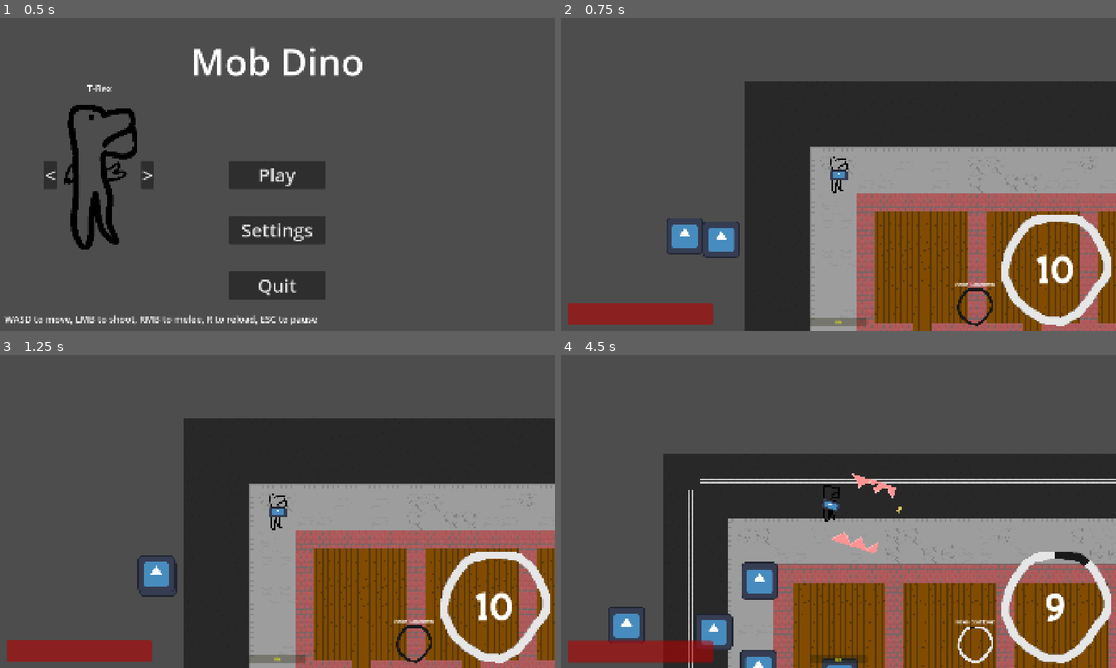
Above: before the commit, frames 1-4 (two rows, left to right).
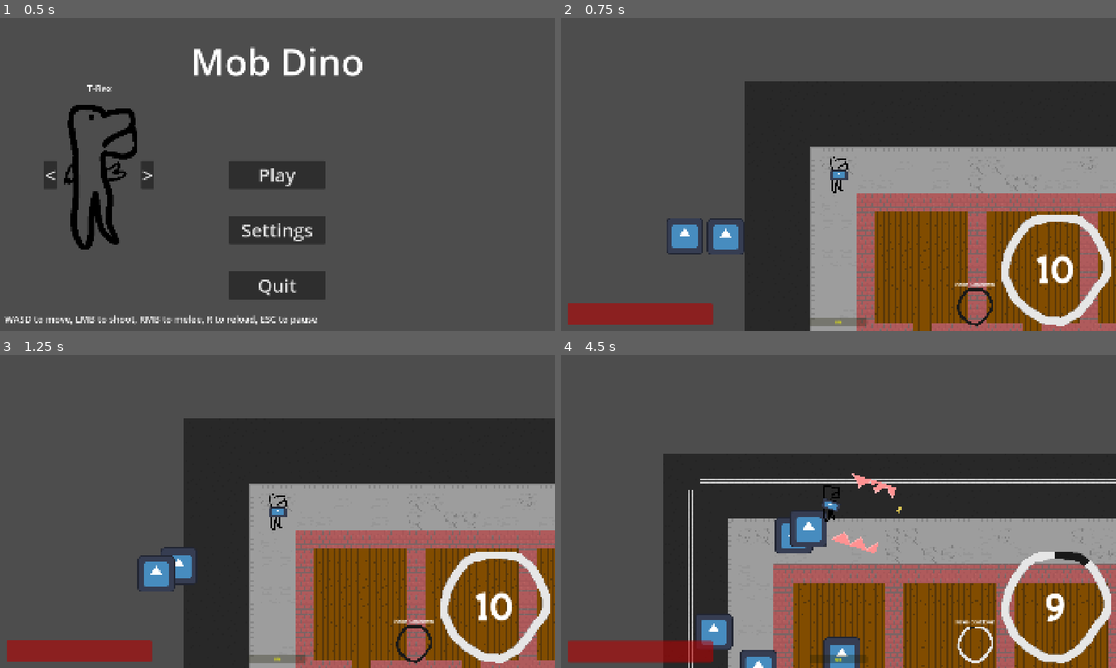
Above: after the commit, the same moments.

Repository: Username1930466/AppleSeedGameJam
Game: Godot game, scene res://scenes/Menu.tscn
The game is run twice, just before and just after one commit, with the same random seed, the same clock (stepped at 60 frames per second) and the same inputs. The engine's default icon, where the game draws it, is replaced by a stand-in: a white triangle on a blue panel in a dark square. Sound files missing from this copy of the repository are replaced by a short silence.
Inputs (mouse positions are in pixels of both pictures, inside the frame that each line leads up to):
- Up to frame 1 (0.5 s): no input
- Up to frame 2 (0.75 s): click "Play" at 0.5 s
- Up to frame 3 (1.25 s): no input
- Up to frame 4 (4.5 s): move the mouse to (960, 495) at 1.27 s; hold D (move_right) 1.28-2.03 s; hold K (create_enemy) 1.28-2.03 s; move the mouse to (727, 527) at 2.02 s; hold S (move_down) 2.03-2.78 s; right-click (727, 527) at 2.1 s; move the mouse to (894, 442) at 2.77 s; press the mouse at (894, 442) at 2.78 s; hold D (move_right) 2.78-3.53 s; move the mouse to (810, 574) at 3.52 s; release the mouse at (810, 574) at 3.53 s; hold W (move_up) 3.53-4.28 s; tap K (create_enemy) at 3.6 s; move the mouse to (1005, 558) at 4.27 s; hold A (move_left) from 4.28 s (still down); right-click (1005, 558) at 4.35 s

Frame 1 is identical in both runs. In frame 2, 0.4% of the frame differs, in the area x 25-34%, y 64-77%; in frame 3, 0.4%; in frame 4, 3.0%, in the area x 8-54%, y 50-100%.

Commit message:
Added Hit Shader + Polished (Enemy death + Bullet Interaction)

Diff:
--- a/scenes/Enemies/flying_dino.tscn
+++ b/scenes/Enemies/flying_dino.tscn
@@ -1,12 +1,17 @@
-[gd_scene load_steps=10 format=3 uid="uid://cr0f248x5bkhg"]
+[gd_scene load_steps=16 format=3 uid="uid://cr0f248x5bkhg"]
 
 [ext_resource type="Texture2D" uid="uid://ba714uwlf0bsc" path="res://icon.svg" id="1_6ygg4"]
 [ext_resource type="Script" uid="uid://nyhe12j6rbx" path="res://scripts/Enemy/FlyingDino/flying_dino_enemy.gd" id="1_vbxqa"]
+[ext_resource type="Shader" uid="uid://c5tjc3y1melp2" path="res://shaders/enemies/enemy_hit.gdshader" id="2_no5lw"]
 [ext_resource type="Script" uid="uid://ey6sb7phbmet" path="res://scripts/State Machine.gd" id="2_vbxqa"]
 [ext_resource type="Script" uid="uid://pqquwts5rq17" path="res://scripts/Enemy/FlyingDino/flying_dino_idle.gd" id="4_y5tnh"]
 [ext_resource type="Script" uid="uid://bde4jyvrl64fd" path="res://scripts/Enemy/FlyingDino/flying_dino_charge.gd" id="5_ikj4b"]
 [ext_resource type="Script" uid="uid://bfno11y1c3dc0" path="res://scripts/Enemy/FlyingDino/flying_dino_dead.gd" id="6_5e5ng"]
 [ext_resource type="Script" uid="uid://d1dxmemk40n8c" path="res://scripts/Enemy/FlyingDino/flying_dino_preparing.gd" id="7_dcr2x"]
+
+[sub_resource type="ShaderMaterial" id="ShaderMaterial_byhup"]
+shader = ExtResource("2_no5lw")
+shader_parameter/color_percentage = 0.0
 
 [sub_resource type="SpriteFrames" id="SpriteFrames_y5tnh"]
 animations = [{
@@ -27,12 +32,66 @@
 [sub_resource type="CircleShape2D" id="CircleShape2D_ikj4b"]
 radius = 53.0
 
+[sub_resource type="Animation" id="Animation_7img5"]
+length = 0.001
+tracks/0/type = "value"
+tracks/0/imported = false
+tracks/0/enabled = true
+tracks/0/path = NodePath("AnimatedSprite2D:material:shader_parameter/color_percentage")
+tracks/0/interp = 1
+tracks/0/loop_wrap = true
+tracks/0/keys = {
+"times": PackedFloat32Array(),
+"transitions": PackedFloat32Array(),
+"update": 0,
+"values": []
+}
+
+[sub_resource type="Animation" id="Animation_ufq8q"]
+resource_name = "enemy_hit"
+length = 0.2
+tracks/0/type = "value"
+tracks/0/imported = false
+tracks/0/enabled = true
+tracks/0/path = NodePath("AnimatedSprite2D:material:shader_parameter/color_percentage")
+tracks/0/interp = 1
+tracks/0/loop_wrap = true
+tracks/0/keys = {
+"times": PackedFloat32Array(0, 0.2),
+"transitions": PackedFloat32Array(1, 1),
+"update": 0,
+"values": [0.5, 0.0]
+}
+
+[sub_resource type="Animation" id="Animation_opffk"]
+resource_name = "enemy_start"
+tracks/0/type = "value"
+tracks/0/imported = false
+tracks/0/enabled = true
+tracks/0/path = NodePath("AnimatedSprite2D:material:shader_parameter/color_percentage")
+tracks/0/interp = 1
+tracks/0/loop_wrap = true
+tracks/0/keys = {
+"times": PackedFloat32Array(0),
+"transitions": PackedFloat32Array(1),
+"update": 0,
+"values": [0.0]
+}
+
+[sub_resource type="AnimationLibrary" id="AnimationLibrary_68t6p"]
+_data = {
+&"RESET": SubResource("Animation_7img5"),
+&"enemy_hit": SubResource("Animation_ufq8q"),
+&"enemy_start": SubResource("Animation_opffk")
+}
+
 [node name="FlyingDino" type="CharacterBody2D" groups=["FlyingDino"]]
 collision_layer = 4
 collision_mask = 19
 script = ExtResource("1_vbxqa")
 
 [node name="AnimatedSprite2D" type="AnimatedSprite2D" parent="."]
+material = SubResource("ShaderMaterial_byhup")
 sprite_frames = SubResource("SpriteFrames_y5tnh")
 animation = &"idle"
 
@@ -62,3 +121,8 @@
 script = ExtResource("7_dcr2x")
 enemy = NodePath("../..")
 metadata/_custom_type_script = "uid://d1dxmemk40n8c"
+
+[node name="AnimationPlayer" type="AnimationPlayer" parent="."]
+libraries = {
+&"": SubResource("AnimationLibrary_68t6p")
+}
--- a/scenes/Enemies/normal_dino.tscn
+++ b/scenes/Enemies/normal_dino.tscn
@@ -1,11 +1,17 @@
-[gd_scene load_steps=9 format=3 uid="uid://dlkvwy6b6b54e"]
+[gd_scene load_steps=15 format=3 uid="uid://dlkvwy6b6b54e"]
 
 [ext_resource type="Script" uid="uid://chsfvqm6p2gcv" path="res://scripts/Enemy/NormalDino/normal_dino_enemy.gd" id="1_7qor5"]
 [ext_resource type="Texture2D" uid="uid://ba714uwlf0bsc" path="res://icon.svg" id="2_b5n0f"]
+[ext_resource type="Shader" uid="uid://c5tjc3y1melp2" path="res://shaders/enemies/enemy_hit.gdshader" id="2_opffk"]
 [ext_resource type="Script" uid="uid://crck6i5effpsi" path="res://scripts/Enemy/NormalDino/normal_dino_idle.gd" id="3_7qor5"]
 [ext_resource type="PackedScene" uid="uid://bblyd1ais6kf8" path="res://scenes/state_machine.tscn" id="3_78en1"]
 [ext_resource type="Script" uid="uid://csgwtpi6mwhgm" path="res://scripts/Enemy/NormalDino/normal_dino_charge.gd" id="5_78en1"]
 [ext_resource type="Script" uid="uid://b5y5t8rgd8mvg" path="res://scripts/Enemy/NormalDino/normal_dino_dead.gd" id="6_wsy1b"]
+
+[sub_resource type="ShaderMaterial" id="ShaderMaterial_ufq8q"]
+resource_local_to_scene = true
+shader = ExtResource("2_opffk")
+shader_parameter/color_percentage = 0.0
 
 [sub_resource type="SpriteFrames" id="SpriteFrames_jn1pm"]
 animations = [{
@@ -29,6 +35,59 @@
 [sub_resource type="CircleShape2D" id="CircleShape2D_7qor5"]
 radius = 49.0102
 
+[sub_resource type="Animation" id="Animation_7img5"]
+length = 0.001
+tracks/0/type = "value"
+tracks/0/imported = false
+tracks/0/enabled = true
+tracks/0/path = NodePath("AnimatedSprite2D:material:shader_parameter/color_percentage")
+tracks/0/interp = 1
+tracks/0/loop_wrap = true
+tracks/0/keys = {
+"times": PackedFloat32Array(),
+"transitions": PackedFloat32Array(),
+"update": 0,
+"values": []
+}
+
+[sub_resource type="Animation" id="Animation_ufq8q"]
+resource_name = "enemy_hit"
+length = 0.2
+tracks/0/type = "value"
+tracks/0/imported = false
+tracks/0/enabled = true
+tracks/0/path = NodePath("AnimatedSprite2D:material:shader_parameter/color_percentage")
+tracks/0/interp = 1
+tracks/0/loop_wrap = true
+tracks/0/keys = {
+"times": PackedFloat32Array(0, 0.2),
+"transitions": PackedFloat32Array(1, 1),
+"update": 0,
+"values": [0.5, 0.0]
+}
+
+[sub_resource type="Animation" id="Animation_opffk"]
+resource_name = "enemy_start"
+tracks/0/type = "value"
+tracks/0/imported = false
+tracks/0/enabled = true
+tracks/0/path = NodePath("AnimatedSprite2D:material:shader_parameter/color_percentage")
+tracks/0/interp = 1
+tracks/0/loop_wrap = true
+tracks/0/keys = {
+"times": PackedFloat32Array(0),
+"transitions": PackedFloat32Array(1),
+"update": 0,
+"values": [0.0]
+}
+
+[sub_resource type="AnimationLibrary" id="AnimationLibrary_68t6p"]
+_data = {
+&"RESET": SubResource("Animation_7img5"),
+&"enemy_hit": SubResource("Animation_ufq8q"),
+&"enemy_start": SubResource("Animation_opffk")
+}
+
 [node name="NormalDino" type="CharacterBody2D" groups=["NormalDino"]]
 z_index = -1
 collision_layer = 4
@@ -36,28 +95,33 @@
 script = ExtResource("1_7qor5")
 
 [node name="AnimatedSprite2D" type="AnimatedSprite2D" parent="."]
+material = SubResource("ShaderMaterial_ufq8q")
 sprite_frames = SubResource("SpriteFrames_jn1pm")
 animation = &"idle"
 
 [node name="CollisionShape2D" type="CollisionShape2D" parent="."]
+visible = false
 shape = SubResource("CircleShape2D_7qor5")
 
 [node name="State Machine" parent="." node_paths=PackedStringArray("initial_state") instance=ExtResource("3_78en1")]
-initial_state = NodePath("NormalDinoCharge")
+initial_state = NodePath("NormalDinoIdle")
 
 [node name="NormalDinoIdle" type="Node" parent="State Machine" node_paths=PackedStringArray("enemy")]
 script = ExtResource("3_7qor5")
 enemy = NodePath("../..")
-move_speed = 20.0
 metadata/_custom_type_script = "uid://crck6i5effpsi"
 
 [node name="NormalDinoCharge" type="Node" parent="State Machine" node_paths=PackedStringArray("enemy")]
 script = ExtResource("5_78en1")
 enemy = NodePath("../..")
-move_speed = 60.0
 metadata/_custom_type_script = "uid://csgwtpi6mwhgm"
 
 [node name="NormalDinoDead" type="Node" parent="State Machine" node_paths=PackedStringArray("enemy")]
 script = ExtResource("6_wsy1b")
 enemy = NodePath("../..")
 metadata/_custom_type_script = "uid://b5y5t8rgd8mvg"
+
+[node name="AnimationPlayer" type="AnimationPlayer" parent="."]
+libraries = {
+&"": SubResource("AnimationLibrary_68t6p")
+}
--- a/scenes/Enemies/turret_dino.tscn
+++ b/scenes/Enemies/turret_dino.tscn
@@ -1,11 +1,16 @@
-[gd_scene load_steps=9 format=3 uid="uid://blfwl5ksw8nr"]
+[gd_scene load_steps=15 format=3 uid="uid://blfwl5ksw8nr"]
 
 [ext_resource type="Script" uid="uid://bxo6duu20v5sm" path="res://scripts/Enemy/TurretDino/turret_dino_enemy.gd" id="1_ti74t"]
 [ext_resource type="Script" uid="uid://dfix6u1f65awa" path="res://scripts/Enemy/TurretDino/turret_dino_idle.gd" id="2_4xwq6"]
 [ext_resource type="Texture2D" uid="uid://ba714uwlf0bsc" path="res://icon.svg" id="2_f2ok0"]
+[ext_resource type="Shader" uid="uid://c5tjc3y1melp2" path="res://shaders/enemies/enemy_hit.gdshader" id="2_y8hwk"]
 [ext_resource type="Script" uid="uid://cbhlc4qnst2wv" path="res://scripts/Enemy/TurretDino/turret_dino_shoot.gd" id="3_iwgtl"]
 [ext_resource type="Script" uid="uid://ey6sb7phbmet" path="res://scripts/State Machine.gd" id="3_k3uhy"]
 [ext_resource type="Script" uid="uid://c64824ukxbnil" path="res://scripts/Enemy/TurretDino/turret_dino_dead.gd" id="6_6jnk0"]
+
+[sub_resource type="ShaderMaterial" id="ShaderMaterial_xkobq"]
+shader = ExtResource("2_y8hwk")
+shader_parameter/color_percentage = 0.0
 
 [sub_resource type="SpriteFrames" id="SpriteFrames_ti74t"]
 animations = [{
@@ -29,12 +34,66 @@
 [sub_resource type="RectangleShape2D" id="RectangleShape2D_gwjta"]
 size = Vector2(122, 127)
 
+[sub_resource type="Animation" id="Animation_7img5"]
+length = 0.001
+tracks/0/type = "value"
+tracks/0/imported = false
+tracks/0/enabled = true
+tracks/0/path = NodePath("AnimatedSprite2D:material:shader_parameter/color_percentage")
+tracks/0/interp = 1
+tracks/0/loop_wrap = true
+tracks/0/keys = {
+"times": PackedFloat32Array(),
+"transitions": PackedFloat32Array(),
+"update": 0,
+"values": []
+}
+
+[sub_resource type="Animation" id="Animation_ufq8q"]
+resource_name = "enemy_hit"
+length = 0.2
+tracks/0/type = "value"
+tracks/0/imported = false
+tracks/0/enabled = true
+tracks/0/path = NodePath("AnimatedSprite2D:material:shader_parameter/color_percentage")
+tracks/0/interp = 1
+tracks/0/loop_wrap = true
+tracks/0/keys = {
+"times": PackedFloat32Array(0, 0.2),
+"transitions": PackedFloat32Array(1, 1),
+"update": 0,
+"values": [0.5, 0.0]
+}
+
+[sub_resource type="Animation" id="Animation_opffk"]
+resource_name = "enemy_start"
+tracks/0/type = "value"
+tracks/0/imported = false
+tracks/0/enabled = true
+tracks/0/path = NodePath("AnimatedSprite2D:material:shader_parameter/color_percentage")
+tracks/0/interp = 1
+tracks/0/loop_wrap = true
+tracks/0/keys = {
+"times": PackedFloat32Array(0),
+"transitions": PackedFloat32Array(1),
+"update": 0,
+"values": [0.0]
+}
+
+[sub_resource type="AnimationLibrary" id="AnimationLibrary_68t6p"]
+_data = {
+&"RESET": SubResource("Animation_7img5"),
+&"enemy_hit": SubResource("Animation_ufq8q"),
+&"enemy_start": SubResource("Animation_opffk")
+}
+
 [node name="TurretDino" type="CharacterBody2D" groups=["TurretDino"]]
 collision_layer = 4
 collision_mask = 19
 script = ExtResource("1_ti74t")
 
 [node name="AnimatedSprite2D" type="AnimatedSprite2D" parent="."]
+material = SubResource("ShaderMaterial_xkobq")
 sprite_frames = SubResource("SpriteFrames_ti74t")
 animation = &"idle"
 
@@ -60,3 +119,8 @@
 script = ExtResource("6_6jnk0")
 enemy = NodePath("../..")
 metadata/_custom_type_script = "uid://c64824ukxbnil"
+
+[node name="AnimationPlayer" type="AnimationPlayer" parent="."]
+libraries = {
+&"": SubResource("AnimationLibrary_68t6p")
+}
--- a/scripts/Enemy/FlyingDino/flying_dino_dead.gd
+++ b/scripts/Enemy/FlyingDino/flying_dino_dead.gd
@@ -1,7 +1,11 @@
 extends State
 class_name FlyingDinoDead
+
+@onready var collision = $"../../CollisionShape2D"
+
 
 @export var enemy : CharacterBody2D
 
 func Enter():
 	enemy.velocity = Vector2()
+	collision.disabled = true
--- a/scripts/Enemy/FlyingDino/flying_dino_enemy.gd
+++ b/scripts/Enemy/FlyingDino/flying_dino_enemy.gd
@@ -6,6 +6,9 @@
 var new_speed = randf_range(0.5,1)
 var health = 50
 var exp = 10
+
+@onready var shader = $AnimationPlayer
+
 
 func _ready():
 	pass
@@ -34,3 +37,7 @@
 		var exp = exp_scene.instantiate()
 		exp.position = global_position + Vector2(randf_range(-128, 128), randf_range(-128, 128))
 		Global.game.add_child(exp)
+
+func take_damage(damage):
+	health -= damage
+	shader.play("enemy_hit")
--- a/scripts/Enemy/NormalDino/normal_dino_charge.gd
+++ b/scripts/Enemy/NormalDino/normal_dino_charge.gd
@@ -1,10 +1,10 @@
 extends State
 class_name NormalDinoCharge
 
+var move_speed := 200.0
+
 
 @export var enemy : CharacterBody2D
-@export var move_speed := 40.0
-
 var player : CharacterBody2D
 
 
@@ -14,11 +14,7 @@
 
 func Physics_Update(_delta: float):
 	var distance = player.global_position - enemy.global_position
-
-	if distance.length() < 400:
-		enemy.velocity = distance.normalized() * move_speed
-	else:
-		Transitioned.emit(self,"NormalDinoIdle")
+	enemy.velocity = distance.normalized() * move_speed
 
 	if enemy.health <= 0:
 		Transitioned.emit(self,"NormalDinoDead")
--- a/scripts/Enemy/NormalDino/normal_dino_dead.gd
+++ b/scripts/Enemy/NormalDino/normal_dino_dead.gd
@@ -1,7 +1,11 @@
 extends State
 class_name NormalDinoDead
+
+@onready var collision = $"../../CollisionShape2D"
+
 
 @export var enemy : CharacterBody2D
 
 func Enter():
 	enemy.velocity = Vector2()
+	collision.disabled = true
--- a/scripts/Enemy/NormalDino/normal_dino_enemy.gd
+++ b/scripts/Enemy/NormalDino/normal_dino_enemy.gd
@@ -5,6 +5,9 @@
 
 var health = 100
 var exp = 5
+
+@onready var shader = $AnimationPlayer
+
 
 func _physics_process(delta):
 	move_and_slide()
@@ -31,3 +34,7 @@
 		var exp = exp_scene.instantiate()
 		exp.position = global_position + Vector2(randf_range(-128, 128), randf_range(-128, 128))
 		Global.game.add_child(exp)
+
+func take_damage(damage):
+	health -= damage
+	shader.play("enemy_hit")
--- a/scripts/Enemy/NormalDino/normal_dino_idle.gd
+++ b/scripts/Enemy/NormalDino/normal_dino_idle.gd
@@ -2,7 +2,7 @@
 class_name NormalDinoIdle
 
 @export var enemy : CharacterBody2D
-@export var move_speed := 50.0
+@export var move_speed := 100.0
 
 var move_direction : Vector2
 var wander_time : float
@@ -20,10 +20,10 @@
 
 func Physics_Update(_delta:float):
 	var distance = player.global_position - enemy.global_position
-	if distance.length() < 400:
+	if distance.length() <= 400:
 		Transitioned.emit(self,"NormalDinoCharge")
 	else:
-		enemy.velocity = move_direction * move_speed
+		enemy.velocity = distance.normalized() * move_speed
 	if enemy.health <= 0:
 		Transitioned.emit(self,"NormalDinoDead")
 
--- a/scripts/Enemy/TurretDino/turret_dino_dead.gd
+++ b/scripts/Enemy/TurretDino/turret_dino_dead.gd
@@ -5,13 +5,18 @@
 var deathshots = 600
 var exp = 10
 
+
 var bullet = preload("res://scenes/Enemies/Projectile/flying_dino_projectile.tscn")
+@onready var collision = $"../../CollisionShape2D"
+
+
 @export var enemy : CharacterBody2D
 
 func Enter():
 	enemy.velocity = Vector2.ZERO
 
 func Physics_Update(delta):
+	collision.disabled = true
 	deathshots -= 5
 	if deathshots % 50 == 0:
 		create_bullet(Vector2(randf_range(-1,1),randf_range(-1,1)))
--- a/scripts/Enemy/TurretDino/turret_dino_enemy.gd
+++ b/scripts/Enemy/TurretDino/turret_dino_enemy.gd
@@ -4,6 +4,9 @@
 var new_speed = randf_range(0.5,1)
 var health = 50
 var exp = 10
+
+@onready var shader = $AnimationPlayer
+
 
 func _ready():
 	pass
@@ -23,3 +26,7 @@
 			$AnimatedSprite2D.flip_h = true
 	else:
 		$AnimatedSprite2D.flip_v = true
+
+func take_damage(damage):
+	health -= damage
+	shader.play("enemy_hit")
--- a/scripts/bullet.gd
+++ b/scripts/bullet.gd
@@ -41,7 +41,7 @@
 		if enemy[0] in acceptable_enemies:
 			if pierces > 0:
 				pierces -= 1
-				body.health -= damage
+				body.take_damage(damage)
 				$AudioStreamPlayer2D.stream = flesh_hit
 				$AudioStreamPlayer2D.playing = true
 			else:
@@ -50,7 +50,7 @@
 					if Global.blood:
 						$BulletSprite/CPUParticles2D.emitting = true
 					$BulletSprite.reparent(body, true)
-			body.health -= damage
+			body.take_damage(damage)
 			$AudioStreamPlayer2D.stream = flesh_hit
 			$AudioStreamPlayer2D.playing = true
 			await get_tree().create_timer(0.62).timeout
--- /dev/null
+++ b/shaders/enemies/enemy_hit.gdshader
@@ -0,0 +1,11 @@
+shader_type canvas_item;
+
+
+uniform float color_percentage = 0.0;
+
+
+void fragment() {
+	COLOR.r = COLOR.r + color_percentage;
+	COLOR.g = COLOR.g - color_percentage;
+	COLOR.b = COLOR.b - color_percentage;
+}
--- /dev/null
+++ b/shaders/enemies/enemy_hit.tres
@@ -0,0 +1,103 @@
+[gd_resource type="VisualShader" load_steps=9 format=3 uid="uid://djkhup38tlbq8"]
+
+[sub_resource type="VisualShaderNodeFloatOp" id="VisualShaderNodeFloatOp_bhbmg"]
+operator = 1
+
+[sub_resource type="VisualShaderNodeFloatOp" id="VisualShaderNodeFloatOp_vx06x"]
+output_port_for_preview = 0
+operator = 7
+
+[sub_resource type="VisualShaderNodeFloatOp" id="VisualShaderNodeFloatOp_2wle8"]
+
+[sub_resource type="VisualShaderNodeFloatOp" id="VisualShaderNodeFloatOp_2icgf"]
+operator = 2
+
+[sub_resource type="VisualShaderNodeInput" id="VisualShaderNodeInput_8yxu3"]
+input_name = "time"
+
+[sub_resource type="VisualShaderNodeColorParameter" id="VisualShaderNodeColorParameter_vx06x"]
+expanded_output_ports = [0]
+parameter_name = "ColorParameter"
+default_value_enabled = true
+default_value = Color(1, 0, 0, 1)
+
+[sub_resource type="VisualShaderNodeInput" id="VisualShaderNodeInput_2icgf"]
+expanded_output_ports = [0]
+input_name = "color"
+
+[sub_resource type="VisualShaderNodeFloatParameter" id="VisualShaderNodeFloatParameter_6qicj"]
+parameter_name = "color_erase"
+default_value_enabled = true
+default_value = 0.5
+
+[resource]
+code = "shader_type canvas_item;
+render_mode blend_mix;
+
+uniform vec4 ColorParameter : source_color = vec4(1.000000, 0.000000, 0.000000, 1.000000);
+uniform float color_erase = 0.5;
+
+
+
+void fragment() {
+// ColorParameter:3
+	vec4 n_out3p0 = ColorParameter;
+	float n_out3p1 = n_out3p0.r;
+
+
+// Input:5
+	vec4 n_out5p0 = COLOR;
+
+
+// FloatOp:12
+	float n_out12p0 = n_out3p1 + n_out5p0.x;
+
+
+// FloatParameter:9
+	float n_out9p0 = color_erase;
+
+
+// FloatOp:10
+	float n_out10p0 = n_out3p1 - n_out9p0;
+
+
+// Input:14
+	float n_out14p0 = TIME;
+
+
+// FloatOp:13
+	float n_out13p0 = n_out10p0 * n_out14p0;
+
+
+// FloatOp:11
+	float n_in11p1 = 0.00000;
+	float n_out11p0 = min(n_out13p0, n_in11p1);
+
+
+// Output:0
+	COLOR.rgb = vec3(n_out12p0);
+	COLOR.a = n_out11p0;
+
+
+}
+"
+mode = 1
+flags/light_only = false
+nodes/fragment/0/position = Vector2(660, 160)
+nodes/fragment/3/node = SubResource("VisualShaderNodeColorParameter_vx06x")
+nodes/fragment/3/position = Vector2(-80, 40)
+nodes/fragment/5/node = SubResource("VisualShaderNodeInput_2icgf")
+nodes/fragment/5/position = Vector2(-60, 540)
+nodes/fragment/9/node = SubResource("VisualShaderNodeFloatParameter_6qicj")
+nodes/fragment/9/position = Vector2(-60, 340)
+nodes/fragment/10/node = SubResource("VisualShaderNodeFloatOp_bhbmg")
+nodes/fragment/10/position = Vector2(180, 180)
+nodes/fragment/11/node = SubResource("VisualShaderNodeFloatOp_vx06x")
+nodes/fragment/11/position = Vector2(500, 220)
+nodes/fragment/12/node = SubResource("VisualShaderNodeFloatOp_2wle8")
+nodes/fragment/12/position = Vector2(340, 40)
+nodes/fragment/13/node = SubResource("VisualShaderNodeFloatOp_2icgf")
+nodes/fragment/13/position = Vector2(360, 280)
+nodes/fragment/14/node = SubResource("VisualShaderNodeInput_8yxu3")
+nodes/fragment/14/position = Vector2(140, 400)
+nodes/fragment/connections = PackedInt32Array(12, 0, 0, 0, 5, 0, 12, 1, 3, 1, 12, 0, 3, 1, 10, 0, 9, 0, 10, 1, 10, 0, 13, 0, 13, 0, 11, 0, 14, 0, 13, 1, 11, 0, 0, 1)
Not shown, added: shaders/enemies/enemy_hit.gdshader.uid
Not shown, added: textures/dinos/mobdino_Dino_Raptor_1.png.import
Not shown, added: textures/dinos/mobdino_Dino_Raptor_2.png.import
Not shown, added: textures/dinos/mobdino_Dino_Raptor_3.png.import
Not shown, added: textures/dinos/mobdino_Dino_Raptor_4.png.import
Not shown, added: textures/dinos/mobdino_Dino_Rex_1.png.import
Not shown, added: textures/dinos/mobdino_Dino_Rex_2.png.import
Not shown, added: textures/dinos/mobdino_Dino_Rex_3.png.import
Not shown, added: textures/dinos/mobdino_Dino_Rex_4.png.import
Not shown, added: textures/dinos/mobdino_Gun_Raptor.png.import
Not shown, added: textures/dinos/mobdino_Gun_Rex.png.import
